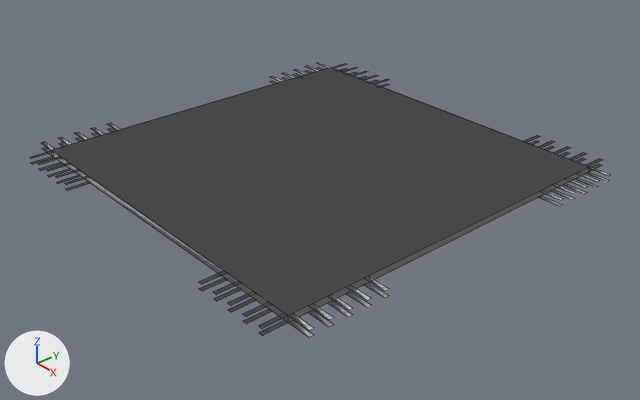
The Blender file Ninja Game/Assets/GameObjects/mat.blend: old version first, new version second.
Before and after are seen from a camera (50 mm lens) standing at (12.78, -10.99, 8.11) and looking at (0.35, -0.18, -0.65). The lights are fixed; the arrows at lower left show +X, +Y and +Z. Mesh edges are drawn as thin lines.
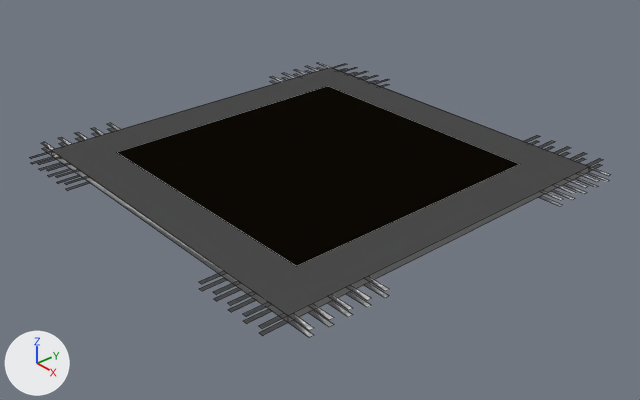
Where the change shows, as pixel boxes (x1, y1, x2, y2) in the pictures (640 x 400 px):
'Cube', reshaped
    both: (29, 63, 610, 338)
part 1 of me_cube, added (black)
    after: (117, 86, 519, 266)

The change, as a list of edits to the scene's bpy script:
```text
Change mat_material:
    mat_material.base_color: (0.8, 0.8, 0.8) -> (0.004, 0.00298, 0.00159)  # white #e7e7e7 -> black #0d0a05
Add mat_material_001:
    mat_material_001 = diffuse_material('Material.001')
    mat_material_001.base_color = (0.8, 0.8, 0.8)  # white #e7e7e7
Change me_cube:
    where me_cube.from_pydata(...)  # 657 vertices, 172 faces; spans x -4.5..4.5, y -4.5..4.5, z 0.0..0.13
    used by ob_cube; location = (0.0, 0.0, 0.0)
    verts and faces of me_cube; kept vertices keep their numbers, new ones are numbered from 657
    me_cube part 1
    add verts[657] = (-3.0, -3.0, 0.14)  # pixel (116, 152)
    add verts[658] = (-3.0, 3.0, 0.14)  # pixel (327, 85)
    add verts[659] = (3.0, 3.0, 0.14)  # pixel (520, 164)
    add verts[660] = (3.0, -3.0, 0.14)  # pixel (296, 266)
    add faces += [(657, 660, 659, 658)]  # mat_material (black #0d0a05)
    add me_cube.materials.append(mat_material_001)  # white #e7e7e7
```
